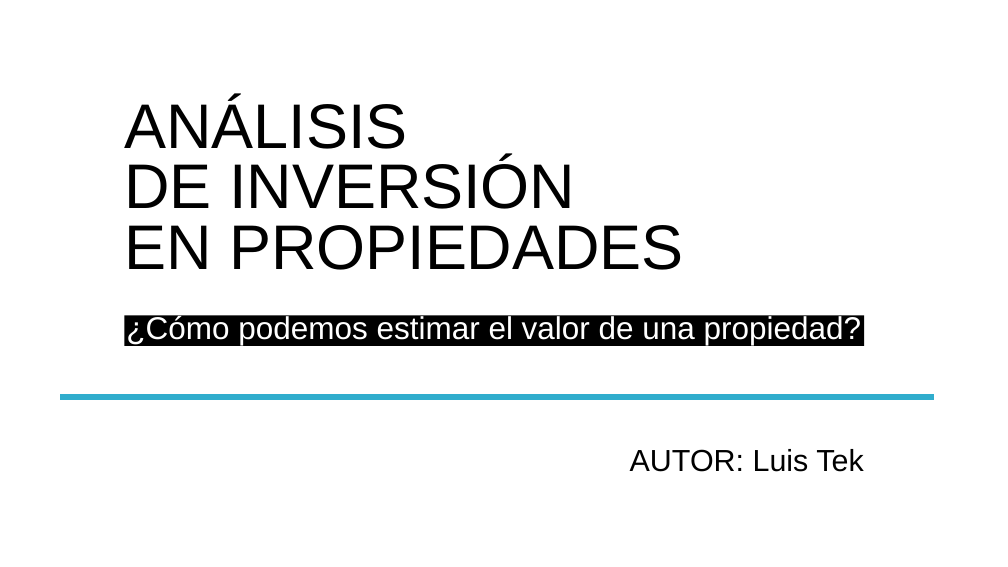
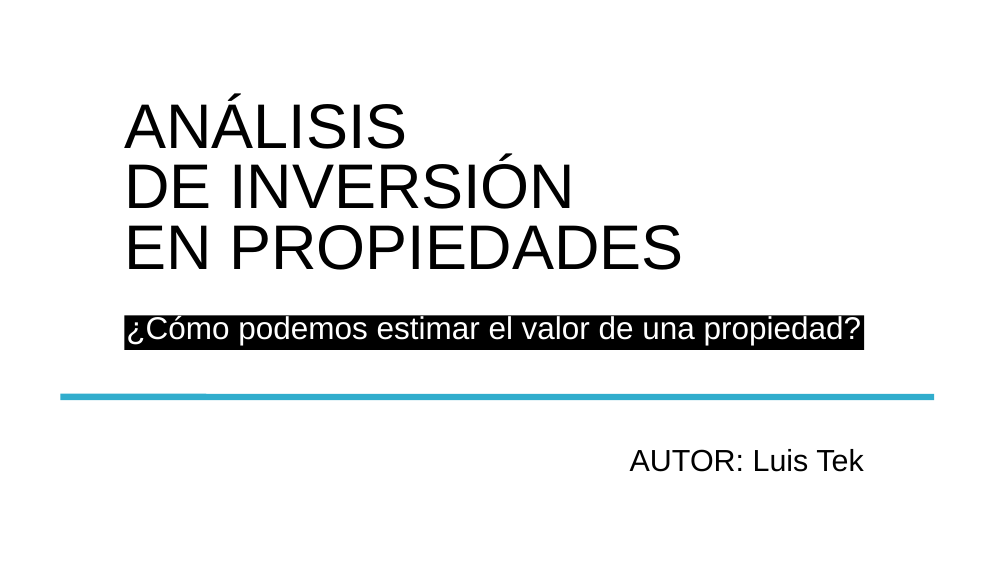
Before and after one commit to tekluis/CoderHouse, a slide deck: slide 1 of 11-PRESENTACION_TEK.pptx. Drawn at 1008x567 pixels with LibreOffice and Linux fonts; fonts in the diff are those of the drawing. Boxes give left, top, right and bottom in pixels: in the first picture for what was removed or moved away, otherwise in the second. Text is boxed around its words. In the diff, an @@ line names an element or a change of style, - is before the commit and + after.

```diff
--- a/11-PRESENTACION_TEK.pptx
+++ b/11-PRESENTACION_TEK.pptx
@@ rectangle "¿Cómo podemos estimar el valor ..." resized from (x1=124, y1=315, x2=864, y2=346) to (x1=124, y1=315, x2=864, y2=350) @@
```
Also in this commit, not shown: 7 other slides changed, 2 slides added, 1 slide removed, 1 other file.
